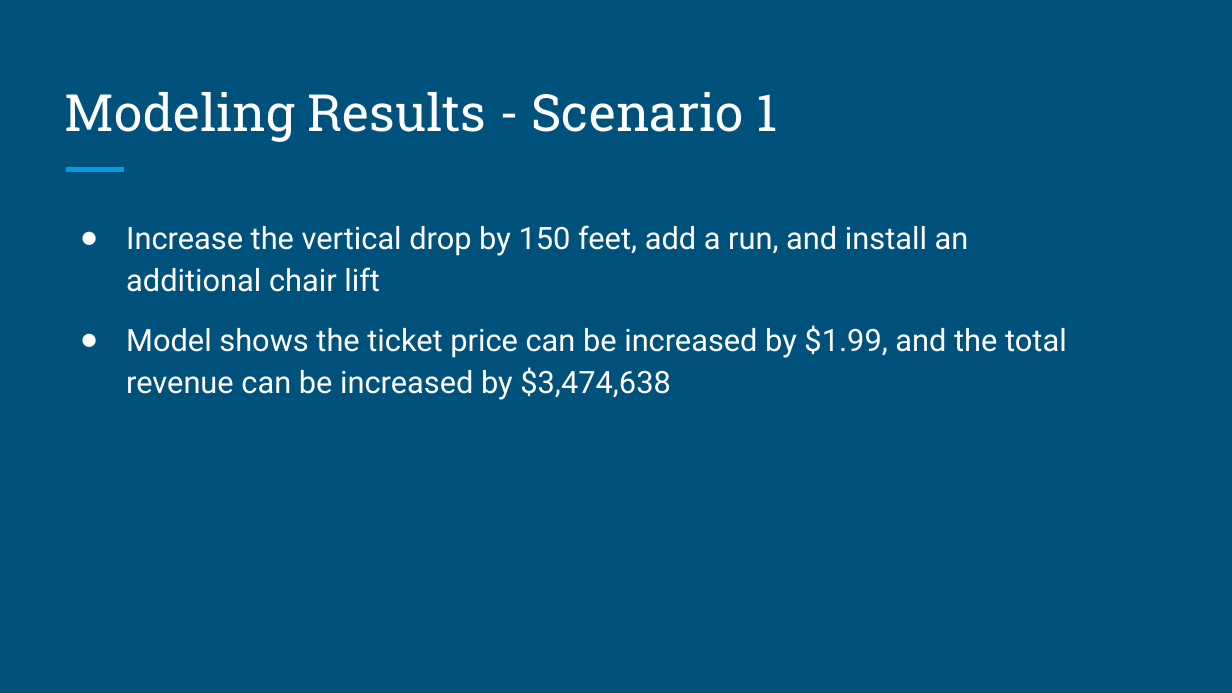
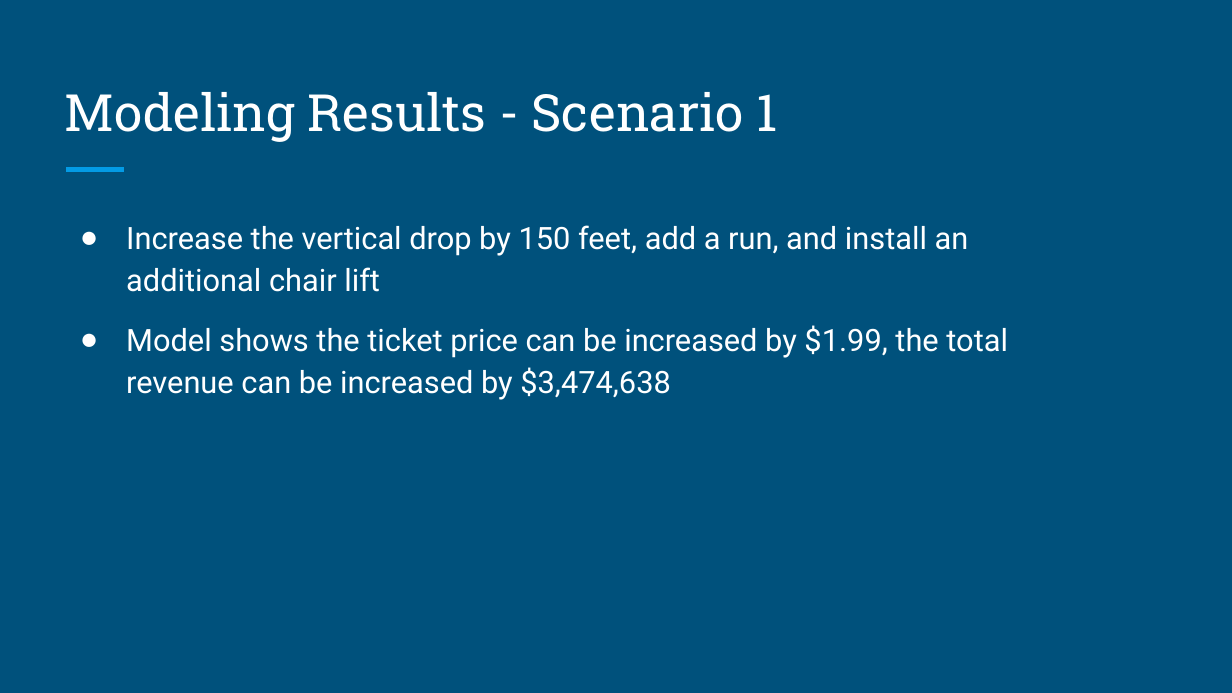
Before and after one commit to huang1228/DataScienceGuidedCapstone, a slide deck: slide 5 of Guided_Capstone_Slide.pptx. Drawn at 1232x693 pixels with LibreOffice and Linux fonts; fonts in the diff are those of the drawing. Boxes give left, top, right and bottom in pixels: in the first picture for what was removed or moved away, otherwise in the second. Text is boxed around its words. In the diff, an @@ line names an element or a change of style, - is before the commit and + after.

```diff
--- a/Guided_Capstone_Slide.pptx
+++ b/Guided_Capstone_Slide.pptx
@@ text at <box>126,325,1008,400</box>: text changed @@
-● Model shows the ticket price can be increased by $1.99, and the total revenue can be increased by $3,474,638
+● Model shows the ticket price can be increased by $1.99, the total revenue can be increased by $3,474,638
```
Also in this commit, not shown: 4 other slides changed.
